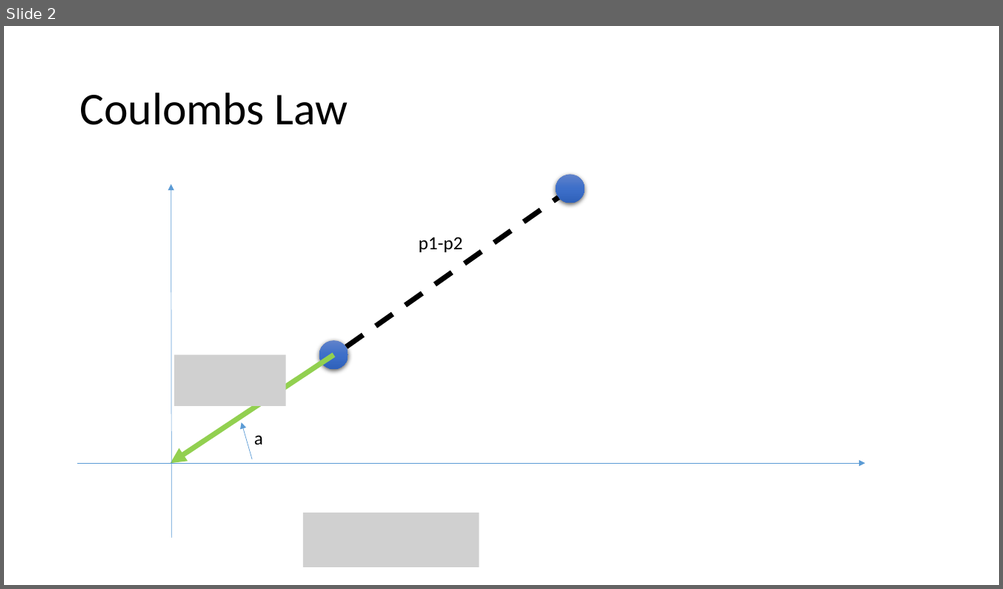
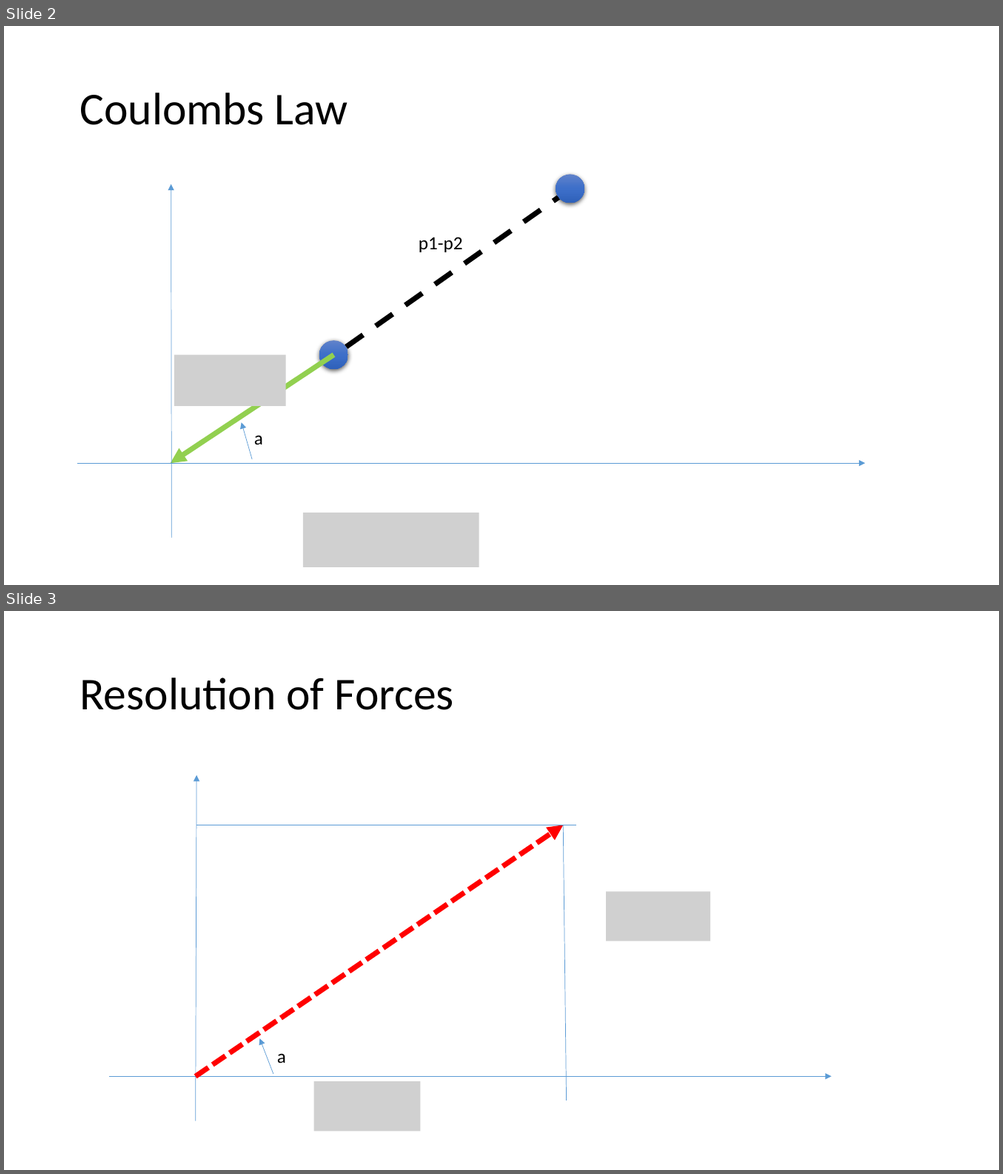
Before and after one commit to xieguigang/sciBASIC, a slide deck: gr/physics/Figures.pptx. Shown one above the other, each under a label of ours: slide 2 before the commit, slides 2 and 3 after it. The pictures are 1003x589 and 1003x1174 pixels, drawn with LibreOffice and Linux fonts; fonts in the diff are those of the drawing; grey boxes stand for pictures. Boxes give left, top, right and bottom in pixels: in the first picture for what was removed or moved away, otherwise in the second. Text is boxed around its words. In the diff, an @@ line names an element or a change of style, - is before the commit and + after.

Commit message:
apply the physics engine on the force directed

```diff
--- a/gr/physics/Figures.pptx
+++ b/gr/physics/Figures.pptx
@@ slide 3 added at bbox=[4, 611, 999, 1170], background #FFFFFF @@
@@ title added at bbox=[79, 678, 454, 710], 44 pt, text #000000 @@
+Resolution of Forces
@@ arrow added from (196, 1122) to (196, 775), #5B9BD5 0.5 pt @@
@@ arrow added from (196, 1076) to (563, 825), #FF0000 5 pt dashed @@
@@ line added from (196, 825) to (576, 825), #5B9BD5 0.5 pt @@
@@ line added from (566, 1101) to (563, 825), #5B9BD5 0.5 pt @@
@@ picture added at bbox=[606, 891, 711, 942] @@
@@ arrow added from (273, 1074) to (260, 1039), #5B9BD5 0.5 pt @@
@@ text added at bbox=[277, 1054, 286, 1063], 18 pt, text #000000 @@
+a
@@ arrow added from (109, 1076) to (831, 1076), #5B9BD5 0.5 pt @@
@@ picture added at bbox=[313, 1082, 421, 1132] @@
```
Also in this commit, not shown: 4 other files.
